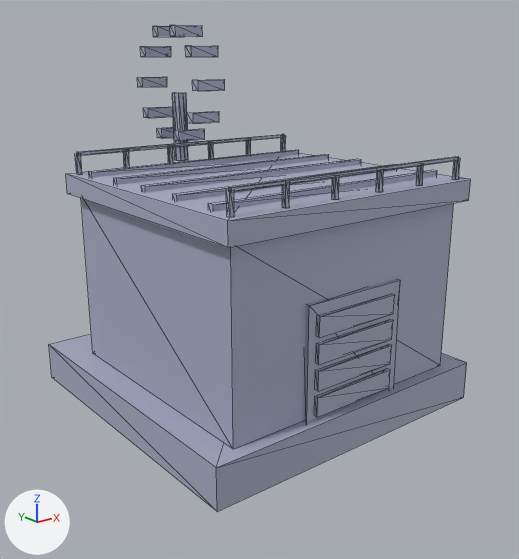
The glTF model prototype/assets/models/buildings/physics_lab.glb: old version first, new version second.
Camera for both pictures: a camera (50 mm lens) standing at (-6.61, -8.47, 5.2) and looking at (-0.04, -0.26, 1.92). Lighting does not change. The marker at lower left points along +X, +Y and +Z. The older version comes first. Mesh edges are drawn as thin lines. Vertices at exactly the same position are counted once.

Objects in the first picture: 'physics_lab'.
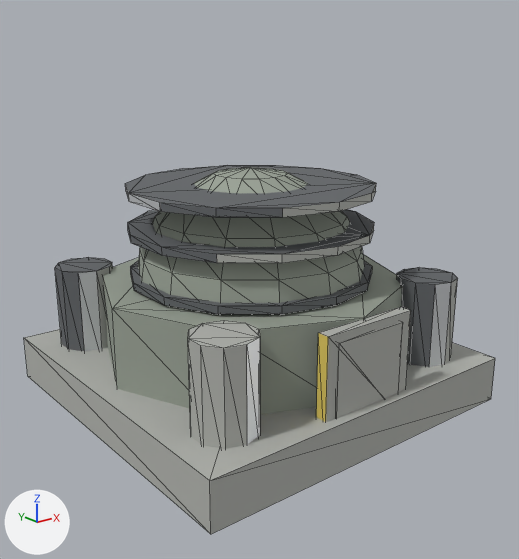
Changed parts and their boxes [x1, y1, x2, y2] in the pictures (519 x 559 px):
'physics_lab', reshaped (12% wider, 24% shorter): before [49, 25, 471, 512]; after [24, 165, 495, 534]
part 1 of me_physics_lab_mesh, added: after [24, 329, 495, 534]
part 2 of me_physics_lab_mesh, added: after [130, 261, 372, 314]
part 3 of me_physics_lab_mesh, rebuilt: before [81, 198, 454, 450]; after [138, 167, 364, 315]
part 4 of me_physics_lab_mesh, rebuilt (38% narrower, 45% shorter): before [66, 153, 471, 248]; after [125, 165, 376, 217]
part 5 of me_physics_lab_mesh, deleted: before [75, 25, 460, 423]
part 6 of me_physics_lab_mesh, built on: before [49, 334, 467, 512]; after [55, 209, 458, 449]

The change, as a diff of the scene's bpy script:
```diff
--- a/prototype/assets/models/buildings/physics_lab.glb.py
+++ b/prototype/assets/models/buildings/physics_lab.glb.py
@@ me_physics_lab_mesh @@
-me_physics_lab_mesh.from_pydata(...)  # 332 vertices, 504 faces; spans x -2.4..2.4, y -2.4..2.83, z 0.0..5.64
-me_physics_lab_mesh.materials.append(mat_physics_lab_mat)  # pale blue #b3b8ce
+me_physics_lab_mesh.from_pydata(...)  # 396 vertices, 728 faces; spans x -2.7..2.7, y -2.7..2.7, z 0.0..3.6
+# me_physics_lab_mesh part 1: a new loose piece, a box spanning x -2.7..2.7, y -2.7..2.7, z 0.0..0.7, in mat_mat_concrete (grey #b1b3ad)
+# me_physics_lab_mesh part 2: a new loose piece, a 14-sided cylinder along z spanning x -1.83..1.83, y -1.88..1.88, z 1.94..2.06, in mat_mat_darkiron (grey #6f7376)
+# me_physics_lab_mesh part 3: the loose piece of 8 vertices spanning x -2.0..2.0, y -2.2..1.6, z 0.6..3.2 is rebuilt with 128 vertices and now spans x -1.75..1.75, y -1.8..1.8, z 0.0..3.6
+# me_physics_lab_mesh part 4: the loose piece of 8 vertices spanning x -2.15..2.15, y -2.35..1.75, z 3.2..3.5 is rebuilt with 28 vertices and now spans x -1.83..1.83, y -1.88..1.88, z 3.24..3.36
+# me_physics_lab_mesh part 5: 37 loose pieces with 308 vertices, spanning x -2.03..2.03, y -2.3..2.83, z 0.48..5.64, are deleted
+# me_physics_lab_mesh part 6
+# 8 vertices are removed from x -2.4..2.4, y -2.4..2.4, z 0.0..0.6
+# 12 faces are deleted
+# 106 vertices are added at x -2.4..2.4, y -2.56..2.4, z 0.22..2.64
+# 40 new vertices lie (0.0, 0.0, 1.6) away from vertices in x -2.33..2.33, y -2.35..2.35, z 0.4
+# 16 new vertices lie (1.14, 1.14, 0.0) away from vertices in x -1.98..0.84, y -1.98..0.84, z 1.48..1.72
+# 16 new vertices lie (1.14, -1.14, 0.0) away from vertices in x -1.98..0.84, y -0.84..1.98, z 1.48..1.72
+# 14 new vertices lie (0.0, 0.0, 0.12) away from vertices in x -1.83..1.83, y -1.88..1.88, z 2.64
+# 12 new vertices lie (0.0, 0.0, 1.4) away from vertices in x -2.4..2.4, y -2.56..2.4, z 0.35..0.5
+# 146 new faces join them, mat_mat_concrete (grey #b1b3ad)
+# 22 new faces join them, mat_mat_metalpanels (grey #9ea699)
+# 106 new faces join them, mat_mat_darkiron (grey #6f7376)
+# 22 new faces join them, mat_mat_hazarddoors (yellow #e7ce61)
+# 64 new faces join them, mat_mat_sensors (light grey #d7dadd)
+me_physics_lab_mesh.materials.append(mat_mat_concrete)  # grey #b1b3ad
+me_physics_lab_mesh.materials.append(mat_mat_metalpanels)  # grey #9ea699
+me_physics_lab_mesh.materials.append(mat_mat_darkiron)  # grey #6f7376
+me_physics_lab_mesh.materials.append(mat_mat_hazarddoors)  # yellow #e7ce61
+me_physics_lab_mesh.materials.append(mat_mat_sensors)  # light grey #d7dadd
```
